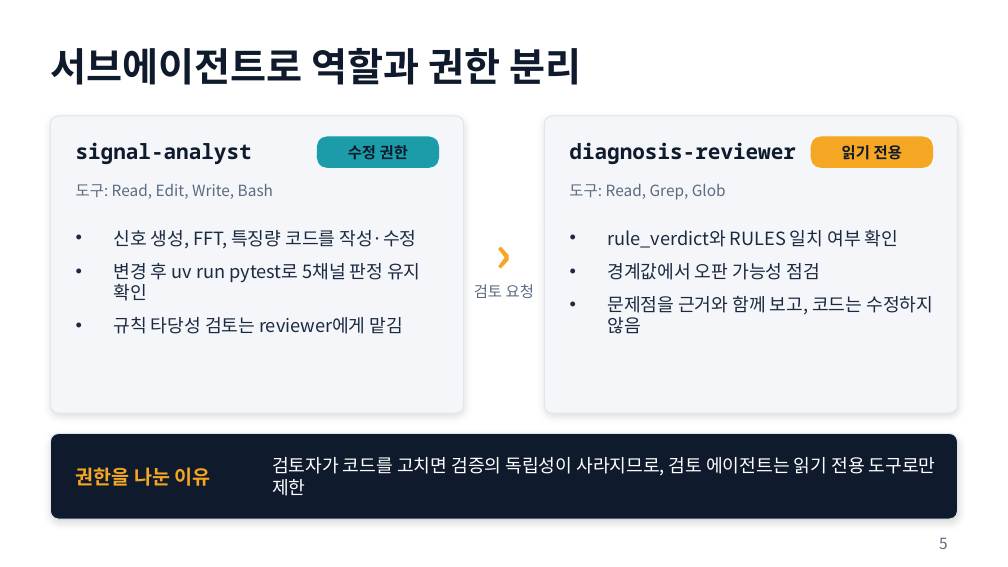
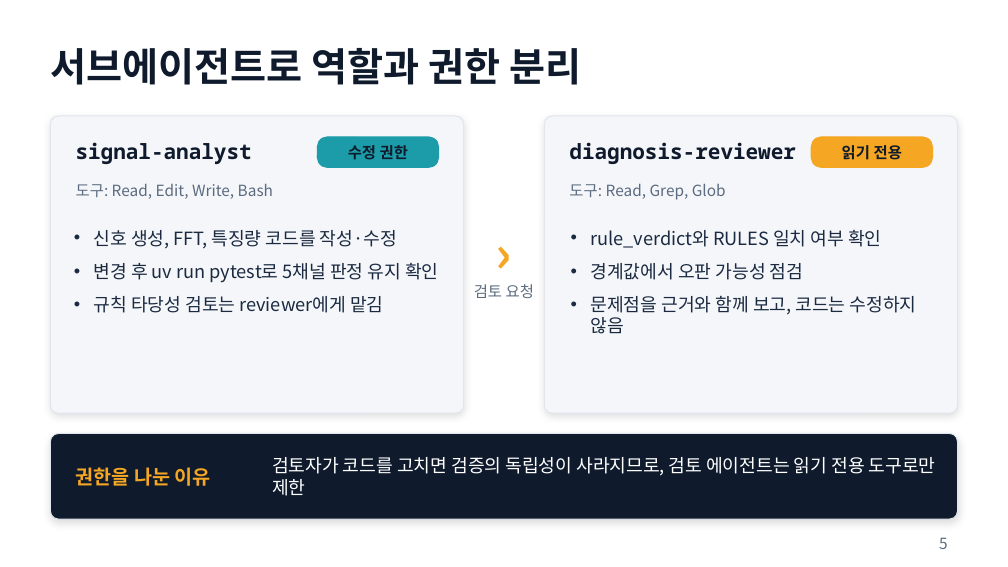
Before and after one commit to njpark22-eng/test, a slide deck: slide 5 of vibe-agent-demo-1.pptx. Drawn at 1008x567 pixels with LibreOffice and Linux fonts; fonts in the diff are those of the drawing. Boxes give left, top, right and bottom in pixels: in the first picture for what was removed or moved away, otherwise in the second. Text is boxed around its words. In the diff, an @@ line names an element or a change of style, - is before the commit and + after.

```diff
--- a/vibe-agent-demo-1.pptx
+++ b/vibe-agent-demo-1.pptx
@@ text "신호 생성, FFT, 특징량 코드를 ..." moved from (x1=113, y1=230, x2=420, y2=334) to (x1=94, y1=230, x2=438, y2=313) @@
@@ text "신호 생성, FFT, 특징량 코드를 ..." at (x1=94, y1=230, x2=438, y2=313): indent changed @@
@@ text "rule_verdict와 RULES 일치 여부 확인" at (x1=591, y1=230, x2=917, y2=334): indent changed @@
@@ text "rule_verdict와 RULES 일치 여부 확인" moved from (x1=607, y1=230, x2=933, y2=334) to (x1=591, y1=230, x2=917, y2=334) @@
```
Also in this commit, not shown: 10 other slides changed, 1 slide added.
